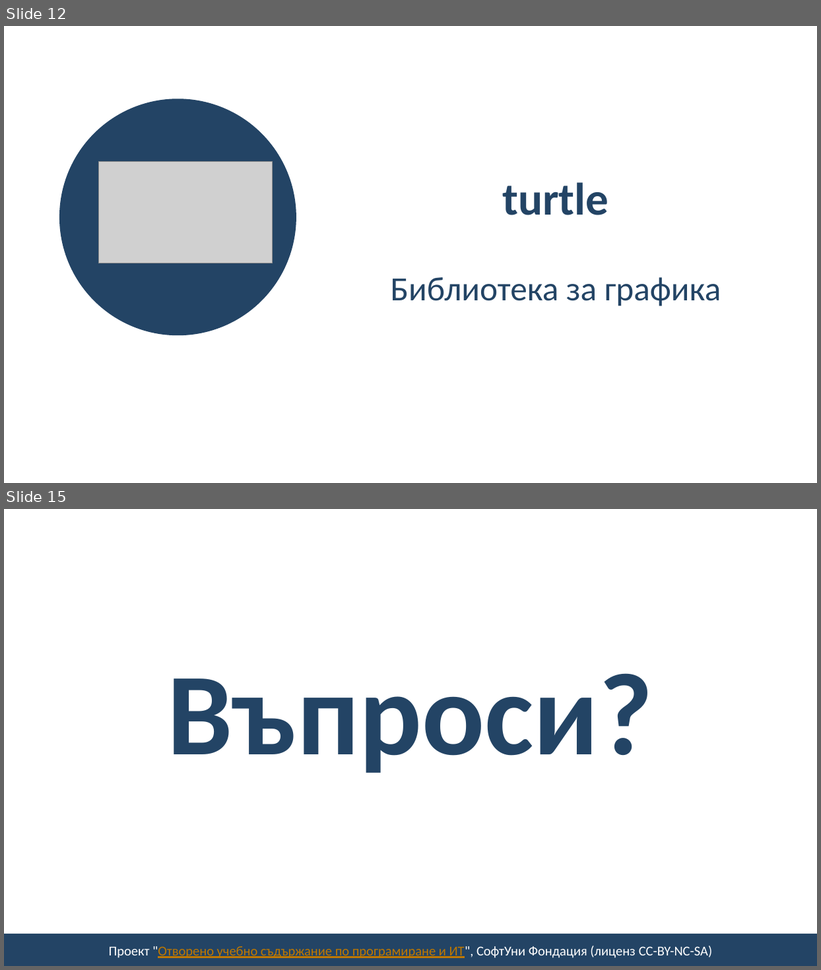
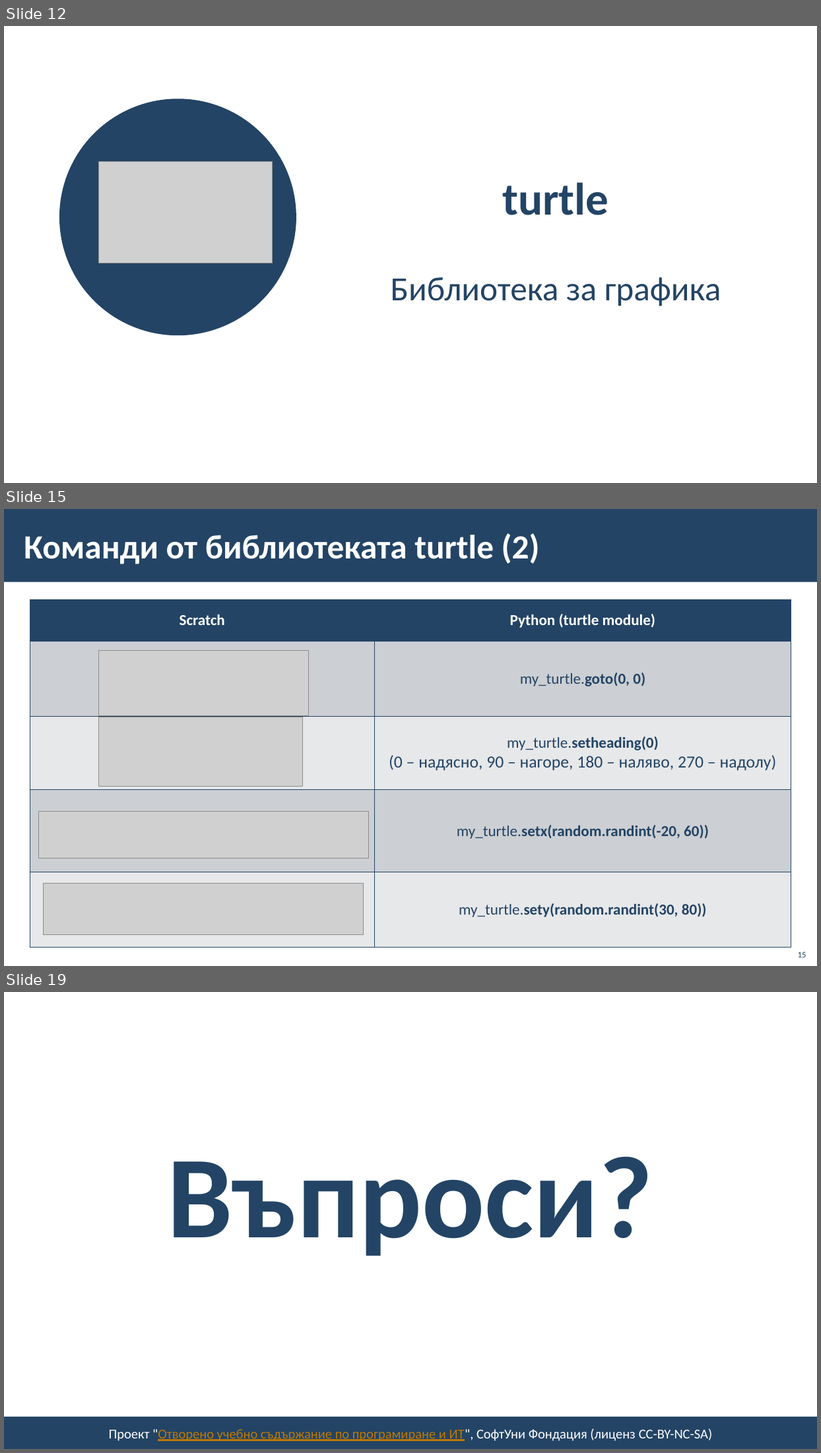
Before and after one commit to BG-IT-Edu/School-Programming, a slide deck: Courses/Computer-Modeling-and-IT/Computer-Modeling-and-IT-6-Class/27-{last-number}-Python/31-Libraries/31-Libraries.pptx. Shown one above the other, each under a label of ours: slides 12 and 15 before the commit, slides 12, 15 and 19 after it; the slides between them are not shown. The pictures are 821x970 and 821x1453 pixels, drawn with LibreOffice and Linux fonts; fonts in the diff are those of the drawing; grey boxes stand for pictures; background and template pictures are left out. Boxes give left, top, right and bottom in pixels: in the first picture for what was removed or moved away, otherwise in the second. Text is boxed around its words. In the diff, an @@ line names an element or a change of style, - is before the commit and + after.

```diff
--- a/Courses/Computer-Modeling-and-IT/Computer-Modeling-and-IT-6-Class/27-{last-number}-Python/31-Libraries/31-Libraries.pptx
+++ b/Courses/Computer-Modeling-and-IT/Computer-Modeling-and-IT-6-Class/27-{last-number}-Python/31-Libraries/31-Libraries.pptx
@@ slide 15 added at bbox=[4, 509, 817, 966], background #FFFFFF @@
@@ rectangle added at bbox=[4, 509, 817, 582], fill #234465 @@
@@ title added at bbox=[24, 533, 540, 564], 40 pt, text #FFFFFF, bold @@
+Команди от библиотеката turtle (2)
@@ table added at bbox=[30, 600, 791, 948], 5 rows, 2 columns @@
+Scratch | Python (turtle module)
+ | my_turtle.goto(0, 0)
+ | my_turtle.setheading(0) / (0 – надясно, 90 – нагоре, 180 – наляво, 270 – надолу)
+ | my_turtle.setx(random.randint(-20, 60))
+ | my_turtle.sety(random.randint(30, 80))
@@ picture added at bbox=[98, 650, 308, 716] @@
@@ picture added at bbox=[98, 718, 303, 787] @@
@@ picture added at bbox=[38, 811, 368, 859] @@
@@ picture added at bbox=[44, 883, 364, 935] @@
@@ page number added at bbox=[798, 952, 807, 958], 10 pt, text #234465 @@
+15
@@ what was slide 15 is now slide 19 @@
```
Also in this commit, not shown: 2 slides changed, 3 other slides added.
